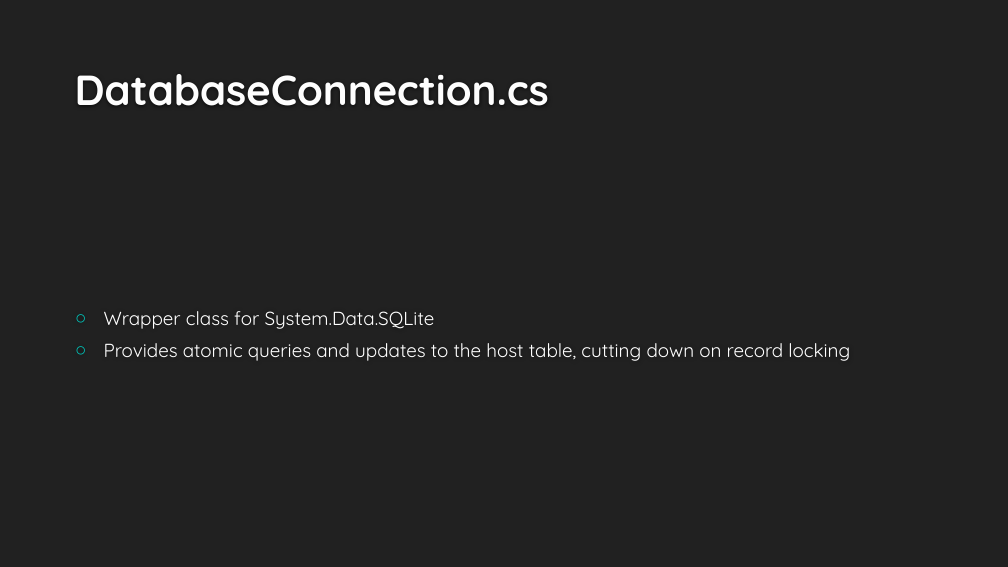
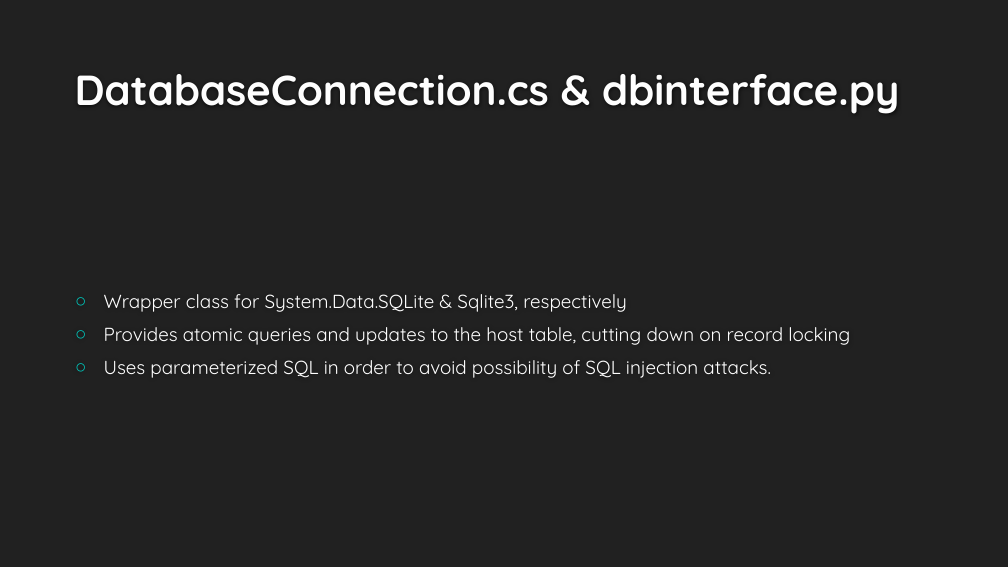
Before and after one commit to prospider/Project-Opal, a slide deck: slide 28 of Final Presentation.pptx (slide 24 before the commit). Drawn at 1008x567 pixels with LibreOffice and Linux fonts; fonts in the diff are those of the drawing; background and template pictures are left out. Boxes give left, top, right and bottom in pixels: in the first picture for what was removed or moved away, otherwise in the second. Text is boxed around its words. In the diff, an @@ line names an element or a change of style, - is before the commit and + after.

```diff
--- a/Final Presentation.pptx
+++ b/Final Presentation.pptx
@@ title at box(75, 74, 899, 114): text changed @@
-DatabaseConnection.cs
+DatabaseConnection.cs & dbinterface.py
@@ text at box(104, 294, 626, 312): text changed @@
-○ Wrapper class for System.Data.SQLite
+○ Wrapper class for System.Data.SQLite & Sqlite3, respectively
@@ text at box(104, 360, 771, 378): paragraph added @@
+○ Uses parameterized SQL in order to avoid possibility of SQL injection attacks.
```
Also in this commit, not shown: 3 other slides changed, 9 slides added, 2 slides removed, 8 other files.
